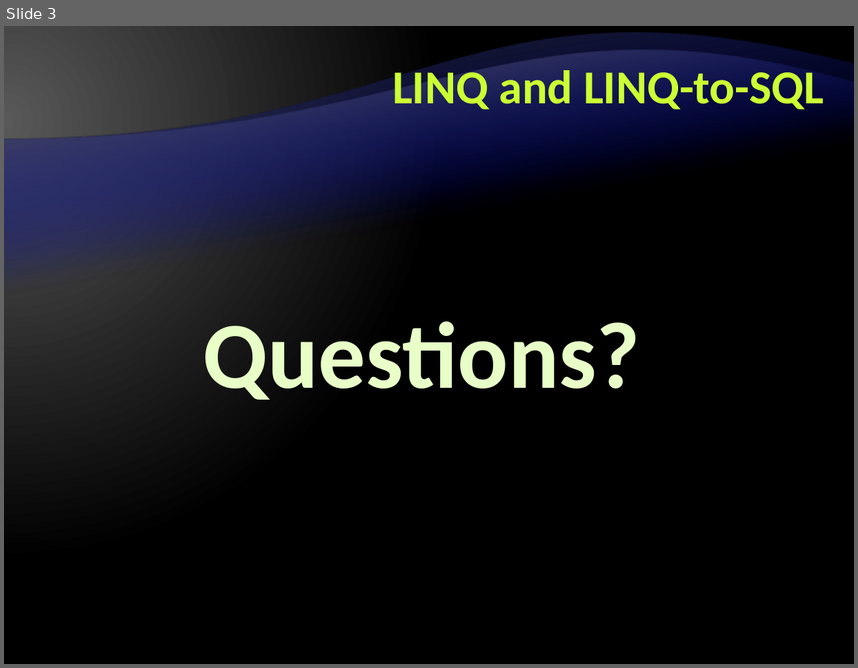
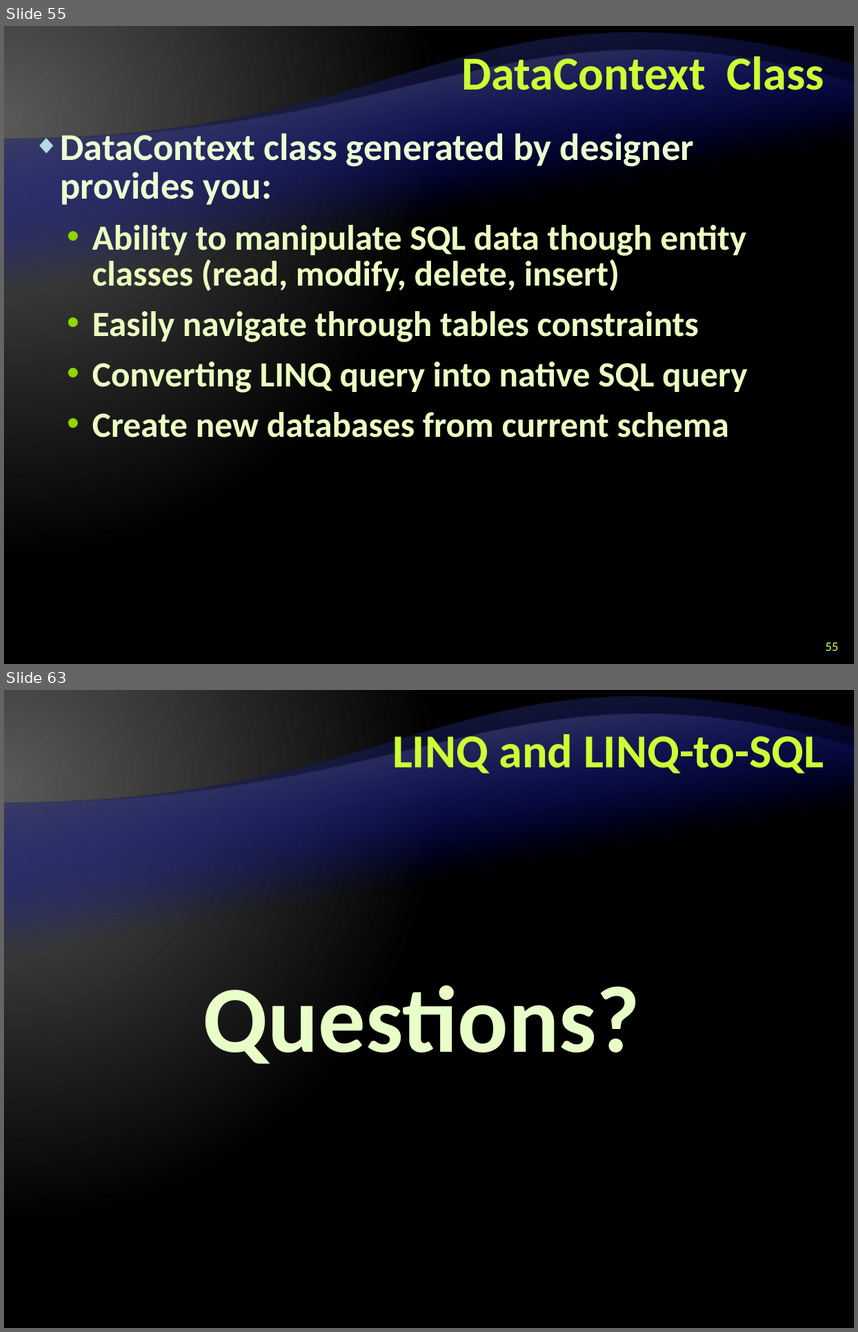
Before and after one commit to Graveheart/aspnetcourse, a slide deck: lectures/6. LINQ and LINQ-to-SQL.pptx. Shown one above the other, each under a label of ours: slide 3 before the commit, slides 55 and 63 after it; the slides between them are not shown. The pictures are 858x668 and 858x1332 pixels, drawn with LibreOffice and Linux fonts; fonts in the diff are those of the drawing; background and template pictures are left out. Boxes give left, top, right and bottom in pixels: in the first picture for what was removed or moved away, otherwise in the second. Text is boxed around its words. In the diff, an @@ line names an element or a change of style, - is before the commit and + after.

Commit message:
Created and added the presentation regarding LINQ and LINQ-TO-SQL

```diff
--- a/lectures/6. LINQ and LINQ-to-SQL.pptx
+++ b/lectures/6. LINQ and LINQ-to-SQL.pptx
@@ slide 55 added at box(4, 26, 854, 664), background gradient #595959 to #000000; not listed: 2 template elements that a slide beside it also shows @@
@@ title added at box(461, 50, 824, 90), 40 pt, text #CCFF33, bold @@
+DataContext Class
@@ text added at box(60, 128, 748, 437), 30 pt, text #EBFFC2, bold @@
+◆ DataContext class generated by designer provides you:
+  • Ability to manipulate SQL data though entity classes (read, modify, delete, insert)
+  • Easily navigate through tables constraints
+  • Converting LINQ query into native SQL query
+  • Create new databases from current schema
@@ page number added at box(825, 642, 838, 650), 11 pt, text #CCFF66 @@
+55
@@ what was slide 3 is now slide 63 @@
```
Also in this commit, not shown: 2 slides changed, 60 other slides added.
